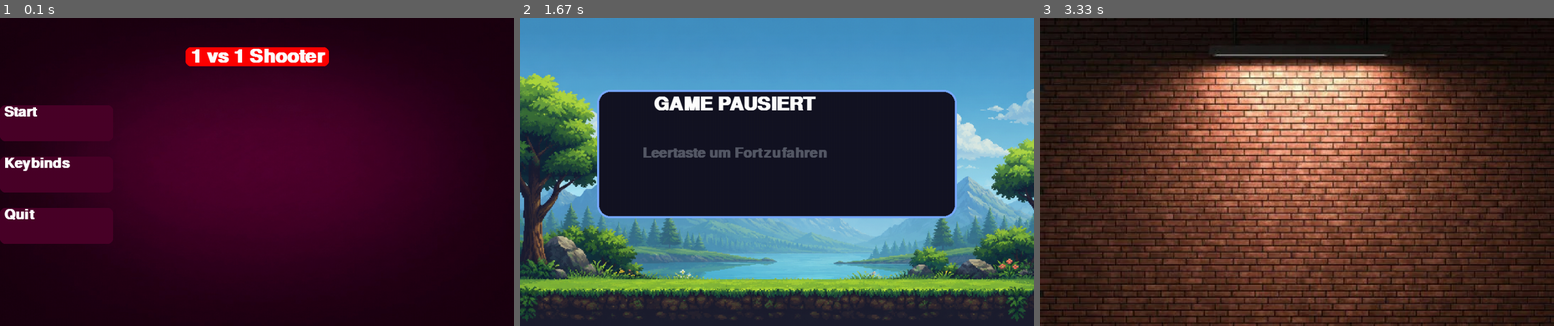
Above: before the commit, frames 1-3 (left to right).
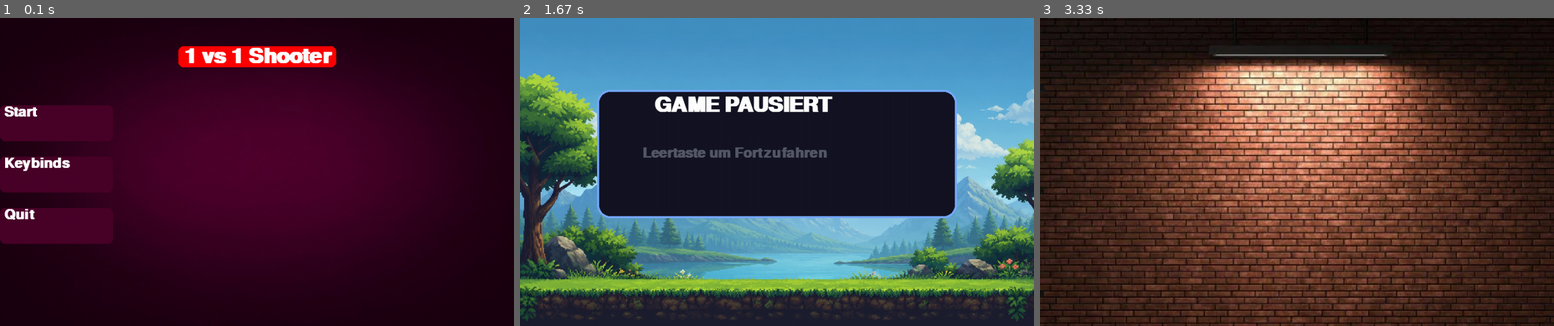
Above: after the commit, the same moments.

Repository: 25-26-1AHIF/pygameproject-1v1_shooter
Game: pygame game, started from main.py
Same seed, same stepped clock (60 frames per second), same inputs: the game is played once before the commit and once after it.
Inputs:
- Up to frame 1 (0.1 s): no input
- Up to frame 2 (1.67 s): click "Start" at 0.38 s; tap Space at 0.67 s; tap Enter at 1 s
- Up to frame 3 (3.33 s): tap Space at 2.33, 2.67 s; hold Space from 3 s (still down)

The runs differ from the first frame. In frame 1, 1.2% of the frame differs, in the area x 34-66%, y 9-17%; in frame 2, 1.0%; in frame 3, nothing differs.

Commit message:
schriftgröße + prints

Diff:
--- a/GameVariables/GameVariables.py
+++ b/GameVariables/GameVariables.py
@@ -18,7 +18,7 @@
     @staticmethod
     def init():
         pygame.init()
-        GameVariables.FONT_BIG = pygame.font.SysFont(name="comic sans", size=55, bold = True)
+        GameVariables.FONT_BIG = pygame.font.SysFont(name="comic sans", size=60, bold = True)
         GameVariables.FONT_MIDDLE =  pygame.font.SysFont(name="comic sans", size=40, bold = True)
         GameVariables.FONT_SMALL =  pygame.font.SysFont(name="comic sans", size=25, bold = True)
 
--- a/main.py
+++ b/main.py
@@ -79,6 +79,9 @@
             if event.type == pygame.KEYDOWN:
                 if event.key == pygame.K_SPACE:
                     return gs.PLAY
+                if event.type == pygame.KEYDOWN:
+                    if event.key == pygame.K_ESCAPE:
+                        return gs.MENUE
         screen.blit(Pausescreen_bild, (0,0))
 
         pause_box = pygame.Rect(150, 140, 700, 250)
@@ -217,18 +220,21 @@
     while True:
 
         if gs.actual == gs.MENUE:
+            print("Menü Screen")
             gs.actual = menue_screen(screen, clock)
 
 
         elif gs.actual == gs.PLAY:
+            print("Play Screen")
             gs.actual = play_screen(screen, clock)
 
         elif gs.actual == gs.PAUSE:
+            print("Pause Screen")
             gs.actual = pause_screen(screen, clock)
 
         elif gs.actual == gs.SETTINGS:
+            print("Settings Screen")
             gs.actual = settings_screen(screen, clock)
-
 
         elif gs.actual == gs.EXIT:
             break
